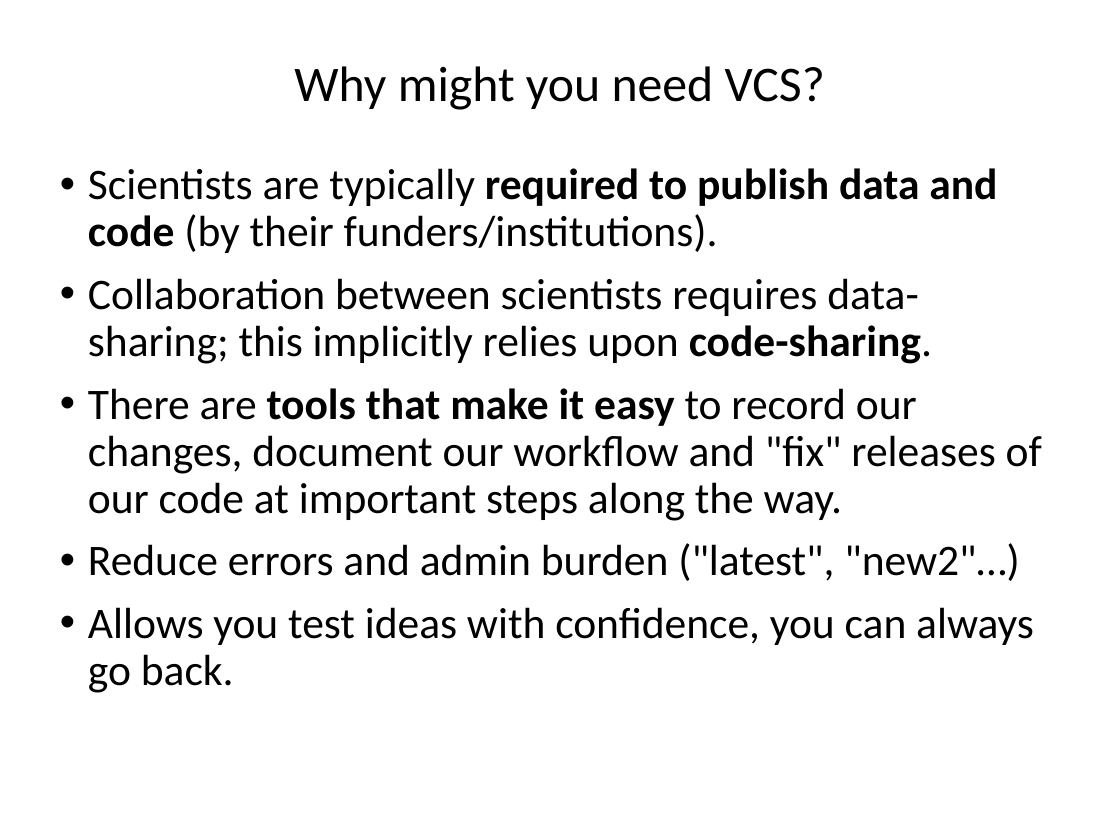
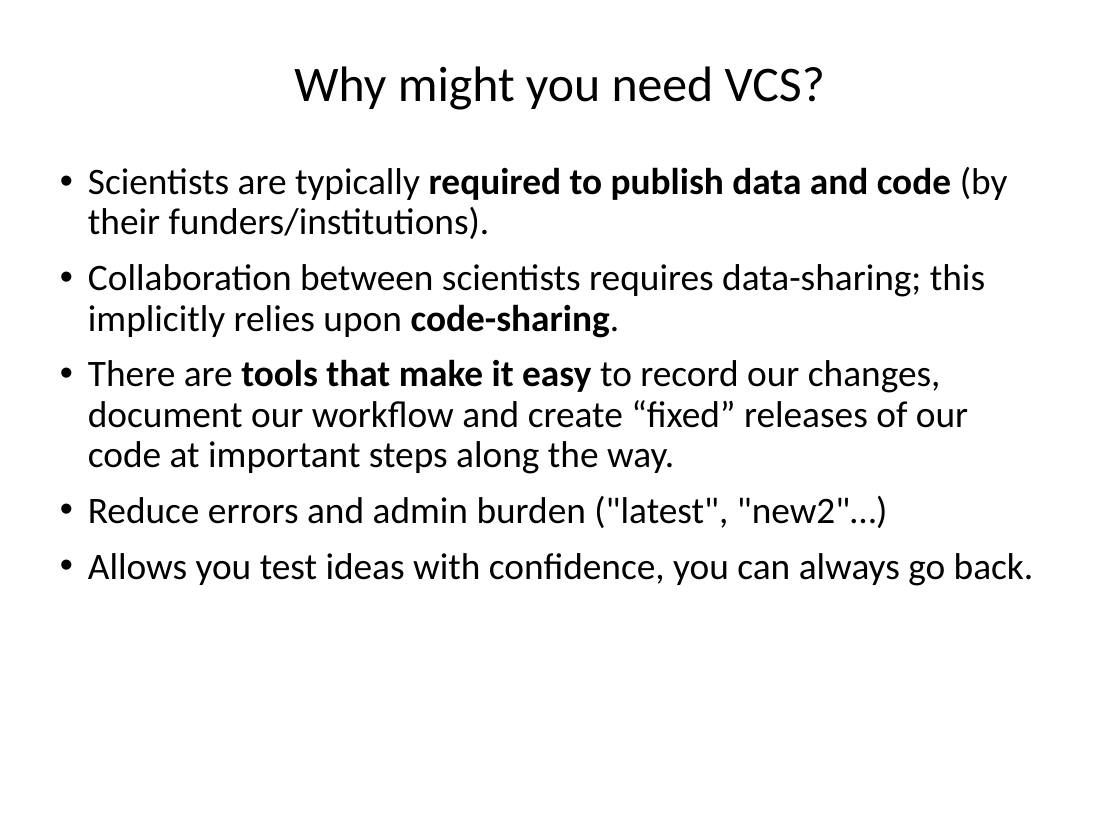
Before and after one commit to ncasuk/ncas-isc, a slide deck: slide 5 of version_control/presentations/01_git_intro.pptx. Drawn at 1120x840 pixels with LibreOffice and Linux fonts; fonts in the diff are those of the drawing; background and template pictures are left out. Boxes give left, top, right and bottom in pixels: in the first picture for what was removed or moved away, otherwise in the second. Text is boxed around its words. In the diff, an @@ line names an element or a change of style, - is before the commit and + after.

```diff
--- a/version_control/presentations/01_git_intro.pptx
+++ b/version_control/presentations/01_git_intro.pptx
@@ text at (88,167,1034,586): size 28 to 24 pt in "Scientists are typically required to publish data ...", "Collaboration between scientists requires data-sharing; this ...", "Reduce errors and admin burden ("latest", "new2"…)", "Allows you test ideas with confidence, you ..." @@
@@ text at (88,359,968,474): text changed; size 28 to 24 pt @@
-• There are tools that make it easy to record our changes, document our workflow and "fix" releases of our code at important steps along the way.
+• There are tools that make it easy to record our changes, document our workflow and create “fixed” releases of our code at important steps along the way.
```
Also in this commit, not shown: 18 other slides changed, 1 slide added, 4 other files.
